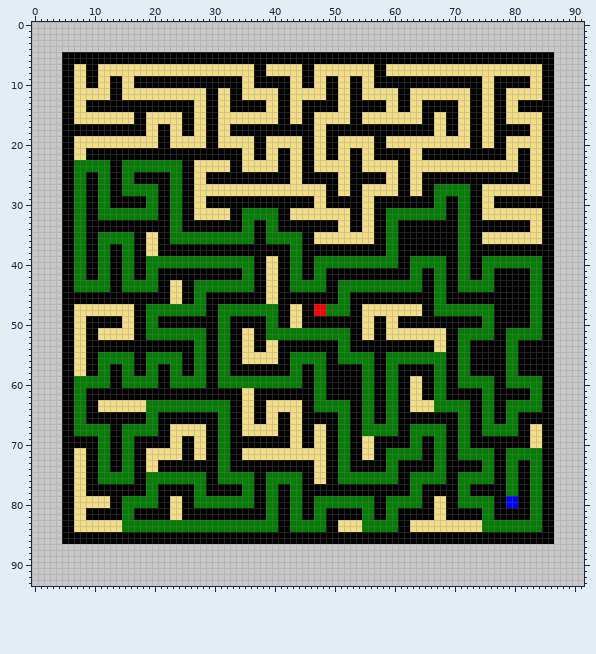
Two versions of one sprite sheet, 2019/droid.png. Above, as it was before the edit.
The file is 368x376 pixels, drawn in blocks of 4x4; one block is one cell here.
And afterwards:
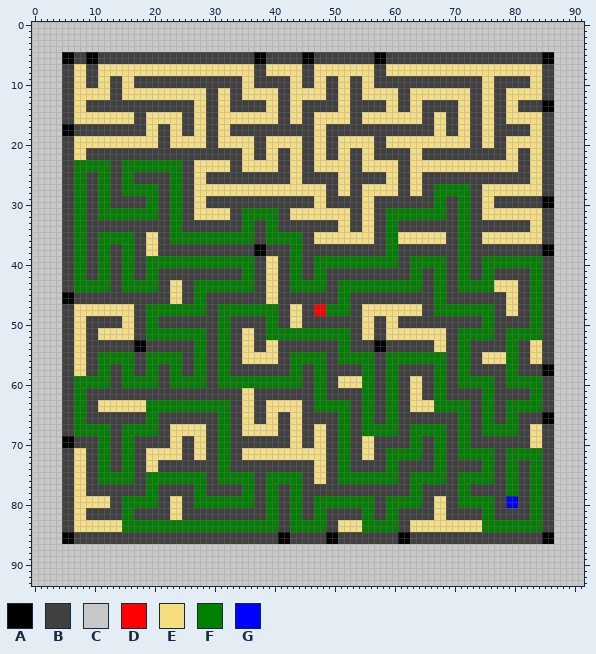
Palette (. is transparent): A #000000  B #404040  C #c8c8c8  D #ff0000  E #f5de81  F #008000  G #0000ff
Changes in this commit:
Changed rows in their new state; - is an unchanged pixel.
first column x 5:
 5 --BB--BBBBBBBBBBBBBBBBBBBBBBBBBB--BBBBBB--BBBBBBBBBB--BBBBBBBBBBBBBBBBBBBBBBBBBB--
 6 --BB--BBBBBBBBBBBBBBBBBBBBBBBBBB--BBBBBB--BBBBBBBBBB--BBBBBBBBBBBBBBBBBBBBBBBBBB--
 7 BB--BB--------------------------BB------BB----------BB--------------------------BB
 8 BB--BB--------------------------BB------BB----------BB--------------------------BB
 9 BB--BB--BB--BBBBBBBBBBBBBBBBBB--BBBBBB--BB--BB--BB--BBBBBBBBBBBBBBBBBB--BBBBBB--BB
10 BB--BB--BB--BBBBBBBBBBBBBBBBBB--BBBBBB--BB--BB--BB--BBBBBBBBBBBBBBBBBB--BBBBBB--BB
11 BB------BB--------------BB--BB------BB------BB--BB------BB----------BB--BB------BB
12 BB------BB--------------BB--BB------BB------BB--BB------BB----------BB--BB------BB
13 BB--BBBBBBBBBBBBBBBBBB--BB--BBBBBB--BB--BBBBBB--BBBBBB--BB--BBBBBB--BB--BB--BBBB--
14 BB--BBBBBBBBBBBBBBBBBB--BB--BBBBBB--BB--BBBBBB--BBBBBB--BB--BBBBBB--BB--BB--BBBB--
15 BB----------BB------BB--BB----------BB--BB------BB----------BB--BB--BB--BB------BB
16 BB----------BB------BB--BB----------BB--BB------BB----------BB--BB--BB--BB------BB
17 --BBBBBBBBBBBB--BB--BB--BB--BBBBBBBBBBBBBB--BBBBBBBBBBBBBBBBBB--BB--BB--BBBBBB--BB
18 --BBBBBBBBBBBB--BB--BB--BB--BBBBBBBBBBBBBB--BBBBBBBBBBBBBBBBBB--BB--BB--BBBBBB--BB
19 BB--------------BB------BB------BB------BB--BB------BB--------------BB--BB------BB
20 BB--------------BB------BB------BB------BB--BB------BB--------------BB--BB------BB
21 BB--BBBBBBBBBBBBBBBBBBBBBBBBBB--BB--BB--BB--BB--BB--BBBBBB--BBBBBBBBBBBBBB--BB--BB
22 BB--BBBBBBBBBBBBBBBBBBBBBBBBBB--BB--BB--BB--BB--BB--BBBBBB--BBBBBBBBBBBBBB--BB--BB
23 BB------BB----------BB------BB------BB--BB------BB------BB------------------BB--BB
24 BB------BB----------BB------BB------BB--BB------BB------BB------------------BB--BB
25 BB--BB--BB--BBBBBB--BB--BBBBBBBBBBBBBB--BBBBBB--BBBBBB--BB--BBBBBBBBBBBBBBBBBB--BB
26 BB--BB--BB--BBBBBB--BB--BBBBBBBBBBBBBB--BBBBBB--BBBBBB--BB--BBBBBBBBBBBBBBBBBB--BB
27 BB--BB--BB------BB--BB----------------------BB--BB------BB--BB------BB----------BB
28 BB--BB--BB------BB--BB----------------------BB--BB------BB--BB------BB----------BB
29 BB--BB--BBBBBB--BB--BB--BBBBBBBBBBBBBBBBBB--BBBBBB--BBBBBBBBBB--BB--BB--BBBBBBBB--
30 BB--BB--BBBBBB--BB--BB--BBBBBBBBBBBBBBBBBB--BBBBBB--BBBBBBBBBB--BB--BB--BBBBBBBB--
31 BB--BB----------BB--BB------BB------BB----------BB--BB----------BB--BB----------BB
32 BB--BB----------BB--BB------BB------BB----------BB--BB----------BB--BB----------BB
33 BB--BBBBBBBBBBBBBB--BBBBBBBBBB--BB--BBBBBBBBBB--BB--BB--BBBBBBBBBB--BBBBBBBBBB--BB
34 BB--BBBBBBBBBBBBBB--BBBBBBBBBB--BB--BBBBBBBBBB--BB--BB--BBBBBBBBBB--BBBBBBBBBB--BB
35 BB--BB------BB--BB--------------BB------BB----------BB--EEEEEEEEBB--BB----------BB
36 BB--BB------BB--BB--------------BB------BB----------BB--EEEEEEEEBB--BB----------BB
37 BB--BB--BB--BB--BBBBBBBBBBBBBBBB--BBBB--BBBBBBBBBBBBBB--BBBBBBBBBB--BBBBBBBBBBBB--
38 BB--BB--BB--BB--BBBBBBBBBBBBBBBB--BBBB--BBBBBBBBBBBBBB--BBBBBBBBBB--BBBBBBBBBBBB--
39 BB--BB--BB--BB------------------BB--BB--BB--------------BB------BB--BB----------BB
40 BB--BB--BB--BB------------------BB--BB--BB--------------BB------BB--BB----------BB
41 BB--BB--BB--BB--BBBBBBBBBBBBBB--BB--BB--BB--BBBBBBBBBBBBBB--BB--BB--BB--BBBBBB--BB
42 BB--BB--BB--BB--BBBBBBBBBBBBBB--BB--BB--BB--BBBBBBBBBBBBBB--BB--BB--BB--BBBBBB--BB
43 BB------BB------BB--BB----------BB--BB------BB--------------BB--BB------EEEEBB--BB
44 BB------BB------BB--BB----------BB--BB------BB--------------BB--BB------EEEEBB--BB
45 --BBBBBBBBBBBBBBBB--BB--BBBBBBBBBB--BBBBBBBBBB--BBBBBBBBBBBBBB--BBBBBBBBBBEEBB--BB
46 --BBBBBBBBBBBBBBBB--BB--BBBBBBBBBB--BBBBBBBBBB--BBBBBBBBBBBBBB--BBBBBBBBBBEEBB--BB
47 BB----------BB----------BB----------BB--BB------BB----------BB----------BBEEBB--BB
48 BB----------BB----------BB----------BB--BB------BB----------BB----------BBEEBB--BB
49 BB--BBBBBB--BB--BBBBBBBBBB--BBBBBB--BB--BBBBBBBBBB--BB--BBBBBBBBBBBBBB--BBBBBB--BB
50 BB--BBBBBB--BB--BBBBBBBBBB--BBBBBB--BB--BBBBBBBBBB--BB--BBBBBBBBBBBBBB--BBBBBB--BB
51 BB--BB------BB----------BB--BB--BB--------------BB--BB----------BB------BB------BB
52 BB--BB------BB----------BB--BB--BB--------------BB--BB----------BB------BB------BB
53 BB--BBBBBBBB--BBBBBBBB--BB--BB--BB--BBBBBBBBBB--BBBB--BBBBBBBB--BB--BBBBBB--BBEEBB
54 BB--BBBBBBBB--BBBBBBBB--BB--BB--BB--BBBBBBBBBB--BBBB--BBBBBBBB--BB--BBBBBB--BBEEBB
55 BB--BB------BB------BB--BB--BB------BB------BB------BB----------BB--BBEEEE--BBEEBB
56 BB--BB------BB------BB--BB--BB------BB------BB------BB----------BB--BBEEEE--BBEEBB
57 BB--BB--BB--BB--BB--BB--BB--BBBBBBBBBB--BB--BBBBBB--BB--BBBBBB--BB--BBBBBB--BBBB--
58 BB--BB--BB--BB--BB--BB--BB--BBBBBBBBBB--BB--BBBBBB--BB--BBBBBB--BB--BBBBBB--BBBB--
59 BB------BB------BB------BB--------------BB--BBEEEE--BB--BB--BB--BB------BB------BB
60 BB------BB------BB------BB--------------BB--BBEEEE--BB--BB--BB--BB------BB------BB
61 BB--BBBBBBBBBBBBBBBBBBBBBBBBBB--BBBBBBBBBB--BBBBBB--BB--BB--BB--BBBBBB--BBBBBB--BB
62 BB--BBBBBBBBBBBBBBBBBBBBBBBBBB--BBBBBBBBBB--BBBBBB--BB--BB--BB--BBBBBB--BBBBBB--BB
63 BB--BB----------------------BB--BB------BB------BB--BB--BB----------BB--BB------BB
64 BB--BB----------------------BB--BB------BB------BB--BB--BB----------BB--BB------BB
65 BB--BBBBBBBBBB--BBBBBBBBBB--BB--BB--BB--BBBBBB--BB--BB--BBBBBBBBBB--BB--BB--BBBB--
66 BB--BBBBBBBBBB--BBBBBBBBBB--BB--BB--BB--BBBBBB--BB--BB--BBBBBBBBBB--BB--BB--BBBB--
67 BB------BB------BB------BB--BB------BB--BB--BB--BB------BB------BB--BB------BB--BB
68 BB------BB------BB------BB--BB------BB--BB--BB--BB------BB------BB--BB------BB--BB
69 --BBBB--BB--BBBBBB--BB--BB--BBBBBBBBBB--BB--BB--BB--BBBBBB--BB--BB--BBBBBBBBBB--BB
70 --BBBB--BB--BBBBBB--BB--BB--BBBBBBBBBB--BB--BB--BB--BBBBBB--BB--BB--BBBBBBBBBB--BB
71 BB--BB--BB--BB------BB--BB--BB--------------BB--BB--BB------BB--BB------BB------BB
72 BB--BB--BB--BB------BB--BB--BB--------------BB--BB--BB------BB--BB------BB------BB
73 BB--BB--BB--BB--BBBBBBBBBB--BBBBBBBBBBBBBB--BB--BBBBBB--BBBBBB--BBBBBB--BB--BB--BB
74 BB--BB--BB--BB--BBBBBBBBBB--BBBBBBBBBBBBBB--BB--BBBBBB--BBBBBB--BBBBBB--BB--BB--BB
75 BB--BB------BB----------BB------BB------BB--BB----------BB------BB------BB--BB--BB
76 BB--BB------BB----------BB------BB------BB--BB----------BB------BB------BB--BB--BB
77 BB--BBBBBBBBBB--BBBBBB--BBBBBB--BB--BB--BBBBBBBBBBBBBBBBBB--BBBBBB--BBBBBB--BB--BB
78 BB--BBBBBBBBBB--BBBBBB--BBBBBB--BB--BB--BBBBBBBBBBBBBBBBBB--BBBBBB--BBBBBB--BB--BB
79 BB------BB------BB--BB----------BB--BB--BB----------BB------BB--BB------BB--BB--BB
80 BB------BB------BB--BB----------BB--BB--BB----------BB------BB--BB------BB--BB--BB
81 BB--BBBBBB--BBBBBB--BBBBBBBBBBBBBB--BB--BB--BBBBBB--BB--BBBBBB--BBBBBB--BBBBBB--BB
82 BB--BBBBBB--BBBBBB--BBBBBBBBBBBBBB--BB--BB--BBBBBB--BB--BBBBBB--BBBBBB--BBBBBB--BB
83 BB----------------------------------BB------BB----------BB----------------------BB
84 BB----------------------------------BB------BB----------BB----------------------BB
85 --BBBBBBBBBBBBBBBBBBBBBBBBBBBBBBBBBB--BBBBBB--BBBBBBBBBB--BBBBBBBBBBBBBBBBBBBBBB--
86 --BBBBBBBBBBBBBBBBBBBBBBBBBBBBBBBBBB--BBBBBB--BBBBBBBBBB--BBBBBBBBBBBBBBBBBBBBBB--
